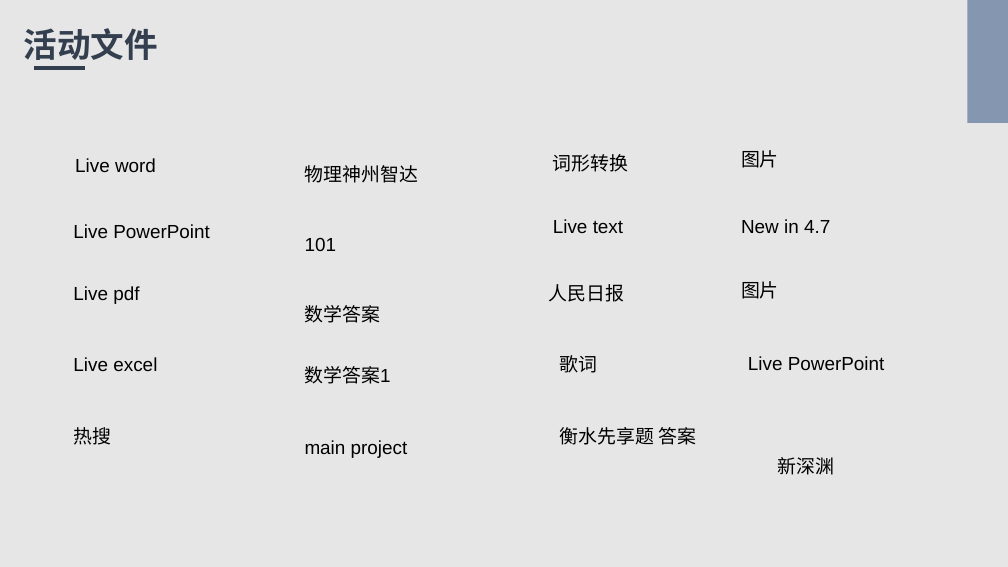
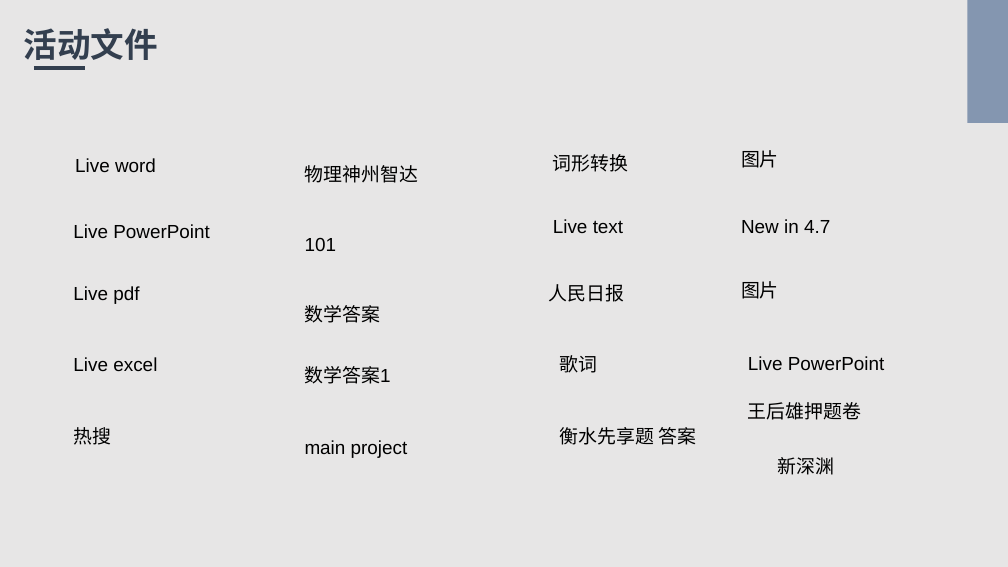
Before and after one commit to Bukehi/BukehiWeb, a slide deck: slide 4 of livefile/livepowerpoint.pptx. Drawn at 1008x567 pixels with LibreOffice and Linux fonts; fonts in the diff are those of the drawing. Boxes give left, top, right and bottom in pixels: in the first picture for what was removed or moved away, otherwise in the second. Text is boxed around its words. In the diff, an @@ line names an element or a change of style, - is before the commit and + after.

```diff
--- a/livefile/livepowerpoint.pptx
+++ b/livefile/livepowerpoint.pptx
@@ text added at (748,402,861,420), 18 pt, text #000000 @@
+王后雄押题卷
```
Also in this commit, not shown: 2 other slides changed, 3 other files.
